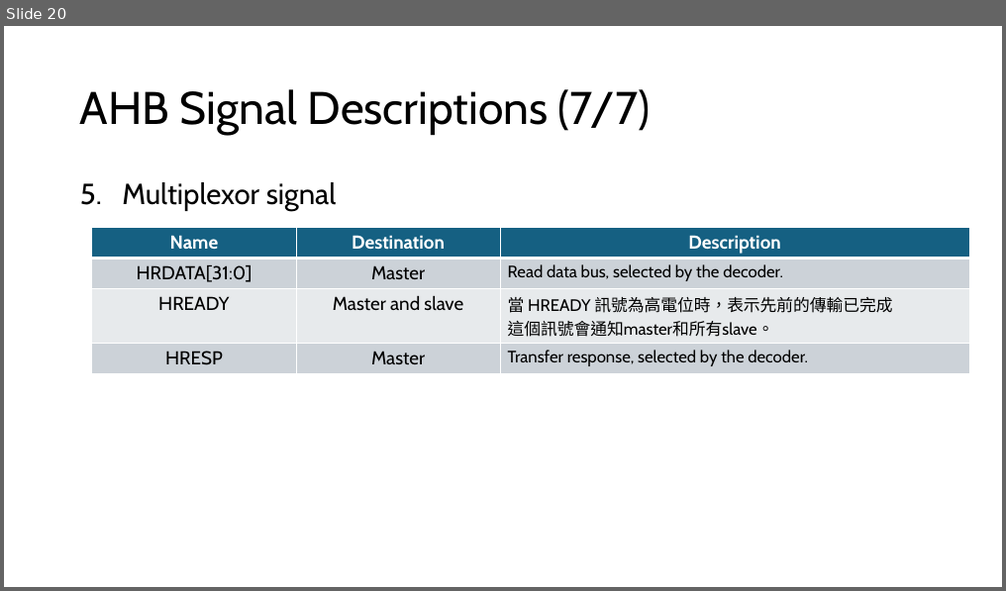
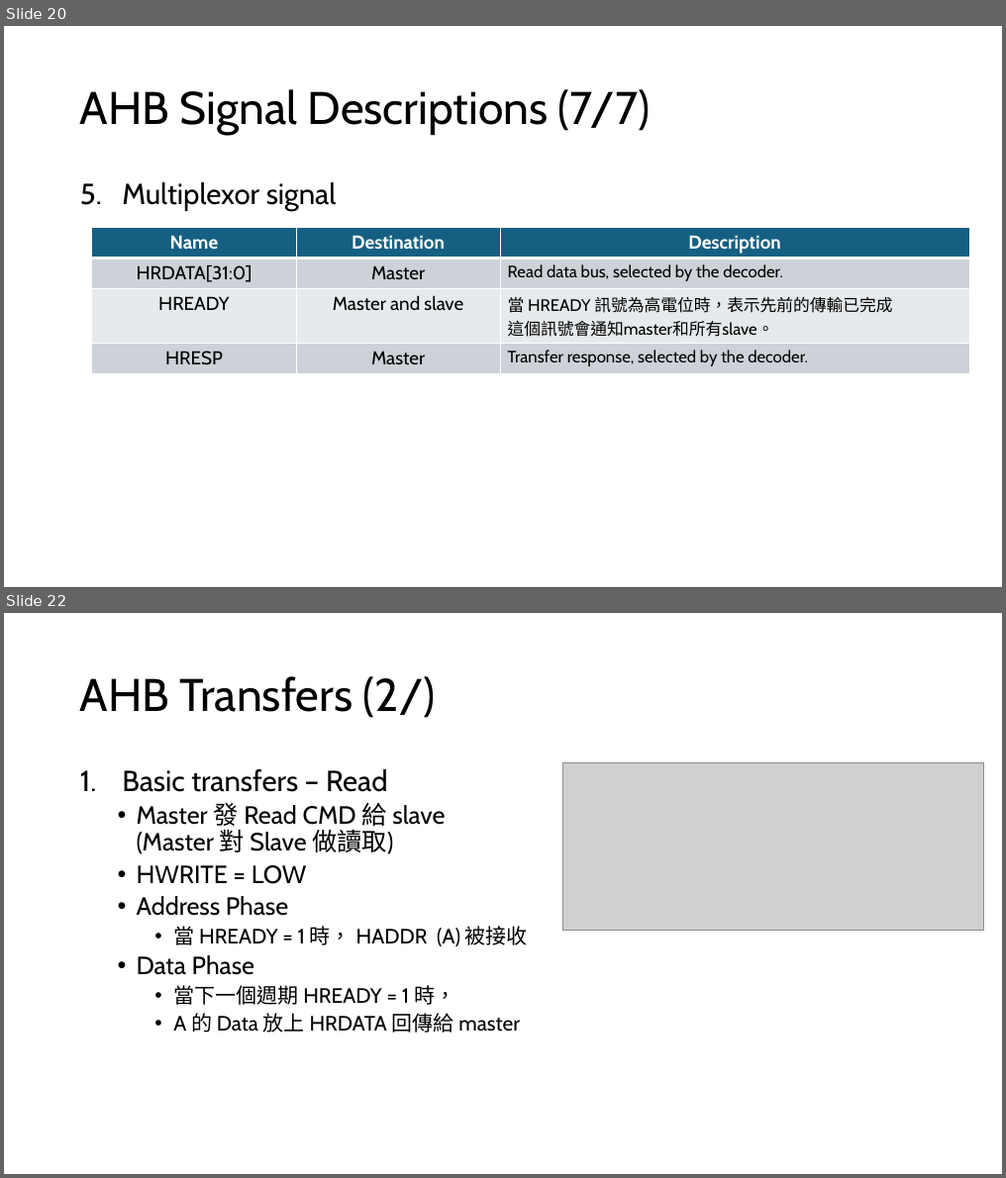
Before and after one commit to s9001055/DV_learning, a slide deck: AMBA/AMBA_learning.pptx. Shown one above the other, each under a label of ours: slide 20 before the commit, slides 20 and 22 after it; the slides between them are not shown. The pictures are 1006x591 and 1006x1178 pixels, drawn with LibreOffice and Linux fonts; fonts in the diff are those of the drawing; grey boxes stand for pictures. Boxes give left, top, right and bottom in pixels: in the first picture for what was removed or moved away, otherwise in the second. Text is boxed around its words. In the diff, an @@ line names an element or a change of style, - is before the commit and + after.

Commit message:
Modify: AMBA/AMBA_learning.pptx 1. Add chapter 2 AHB Transfers Basic transfers 2. Add chapter 2 AHB Transfers Transfer types

```diff
--- a/AMBA/AMBA_learning.pptx
+++ b/AMBA/AMBA_learning.pptx
@@ slide 22 added at [4,613,1002,1174], background #FFFFFF @@
@@ title added at [80,676,436,718], 44 pt, text #000000 @@
+AHB Transfers (2/)
@@ text added at [122,769,528,1033], 24 pt, text #000000 @@
+1. Basic transfers – Read
+  • Master 發 Read CMD 給 slave
+    (Master 對 Slave 做讀取)
+  • HWRITE = LOW
+  • Address Phase
+    • 當 HREADY = 1 時， HADDR (A) 被接收
+  • Data Phase
+    • 當下一個週期 HREADY = 1 時，
+    • A 的 Data 放上 HRDATA 回傳給 master
@@ picture added at [562,762,984,931] @@
```
Also in this commit, not shown: 8 other slides added, 1 other file.
